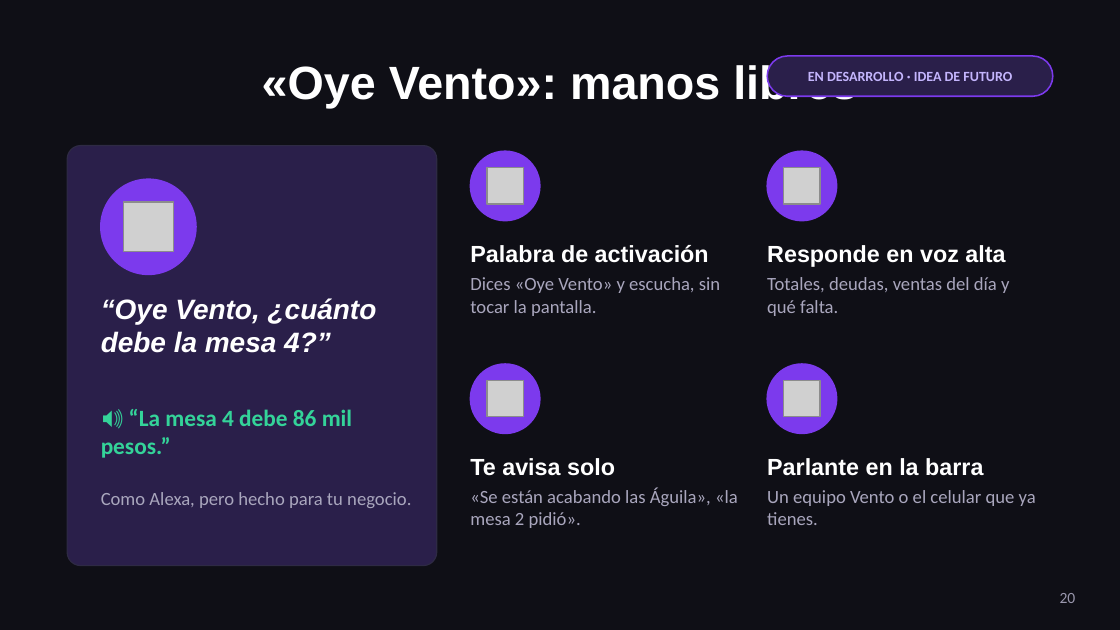
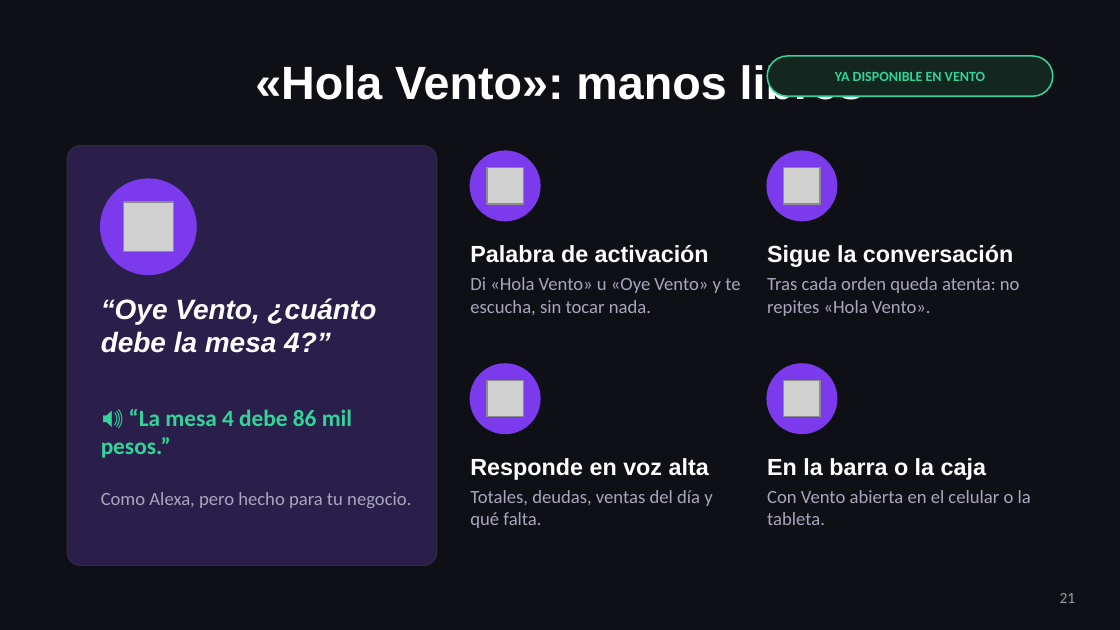
Before and after one commit to cristhianlujan45-blip/cuentas, a slide deck: slide 21 of ventas/Vento-presentacion.pptx (slide 20 before the commit). Drawn at 1120x630 pixels with LibreOffice and Linux fonts; fonts in the diff are those of the drawing; grey boxes stand for pictures. Boxes give left, top, right and bottom in pixels: in the first picture for what was removed or moved away, otherwise in the second. Text is boxed around its words. In the diff, an @@ line names an element or a change of style, - is before the commit and + after.

```diff
--- a/ventas/Vento-presentacion.pptx
+++ b/ventas/Vento-presentacion.pptx
@@ rounded rectangle at (x1=767, y1=56, x2=1053, y2=96): fill #2A1F4A to #13261F; outline #7C3AED 1 pt to #34D399 1 pt @@
@@ title at (x1=255, y1=63, x2=864, y2=100): text changed @@
-«Oye Vento»: manos libres
+«Hola Vento»: manos libres
@@ text at (x1=835, y1=72, x2=985, y2=81): text changed; text colour #C4B5FD to #34D399 @@
-EN DESARROLLO · IDEA DE FUTURO
+YA DISPONIBLE EN VENTO
@@ text at (x1=767, y1=245, x2=1013, y2=267): text changed @@
-Responde en voz alta
+Sigue la conversación
@@ text at (x1=470, y1=277, x2=740, y2=315): text changed @@
-Dices «Oye Vento» y escucha, sin tocar la pantalla.
+Di «Hola Vento» u «Oye Vento» y te escucha, sin tocar nada.
@@ text at (x1=767, y1=277, x2=1020, y2=316): text changed @@
-Totales, deudas, ventas del día y qué falta.
+Tras cada orden queda atenta: no repites «Hola Vento».
@@ text at (x1=470, y1=458, x2=709, y2=480): text changed @@
-Te avisa solo
+Responde en voz alta
@@ text at (x1=767, y1=458, x2=986, y2=480): text changed @@
-Parlante en la barra
+En la barra o la caja
@@ text at (x1=470, y1=490, x2=712, y2=528): text changed @@
-«Se están acabando las Águila», «la mesa 2 pidió».
+Totales, deudas, ventas del día y qué falta.
@@ text at (x1=767, y1=490, x2=1031, y2=525): text changed @@
-Un equipo Vento o el celular que ya tienes.
+Con Vento abierta en el celular o la tableta.
@@ page number at (x1=1060, y1=593, x2=1076, y2=603): text changed @@
-20
+21
```
Also in this commit, not shown: 5 other slides changed, 3 slides added, 1 other file.
